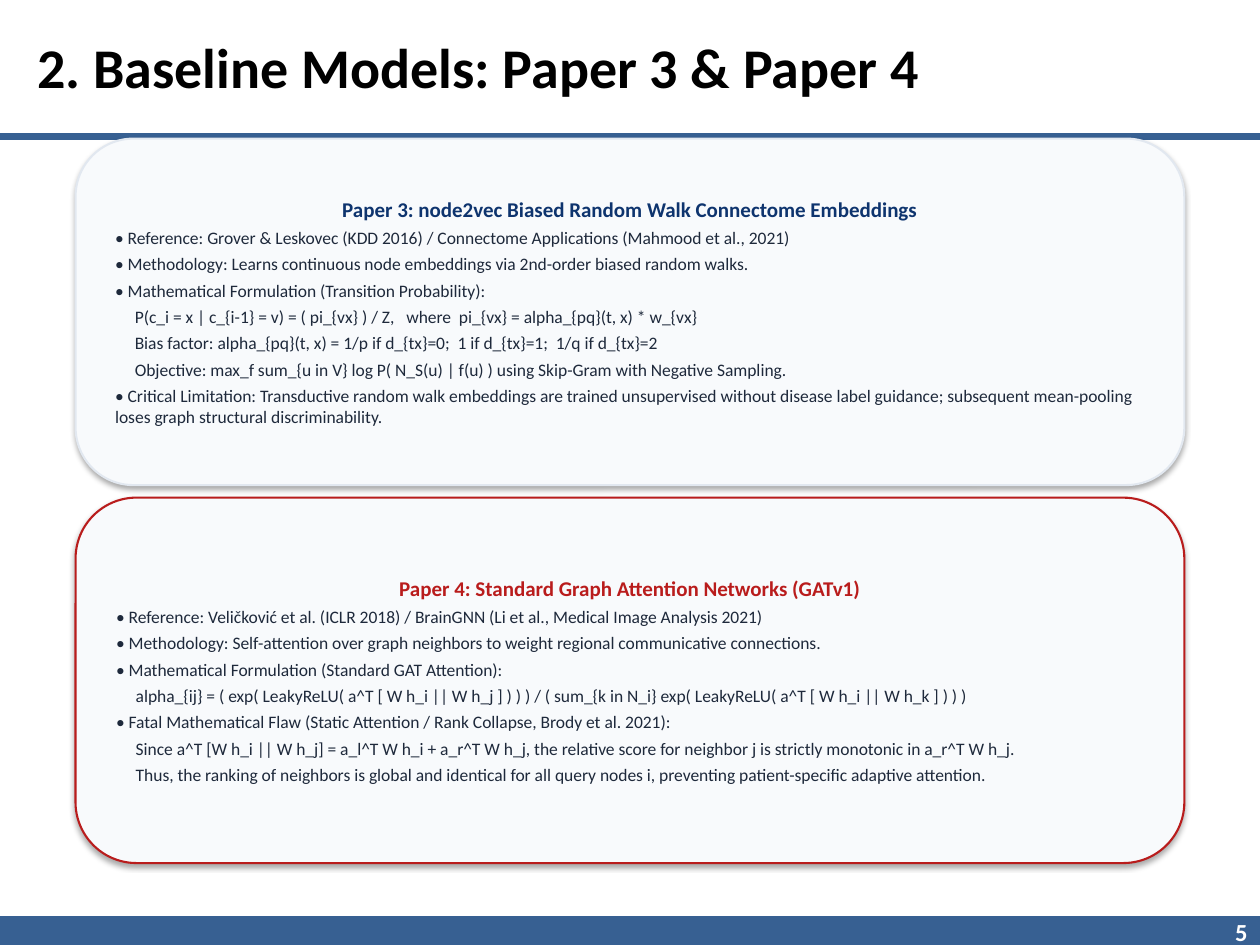
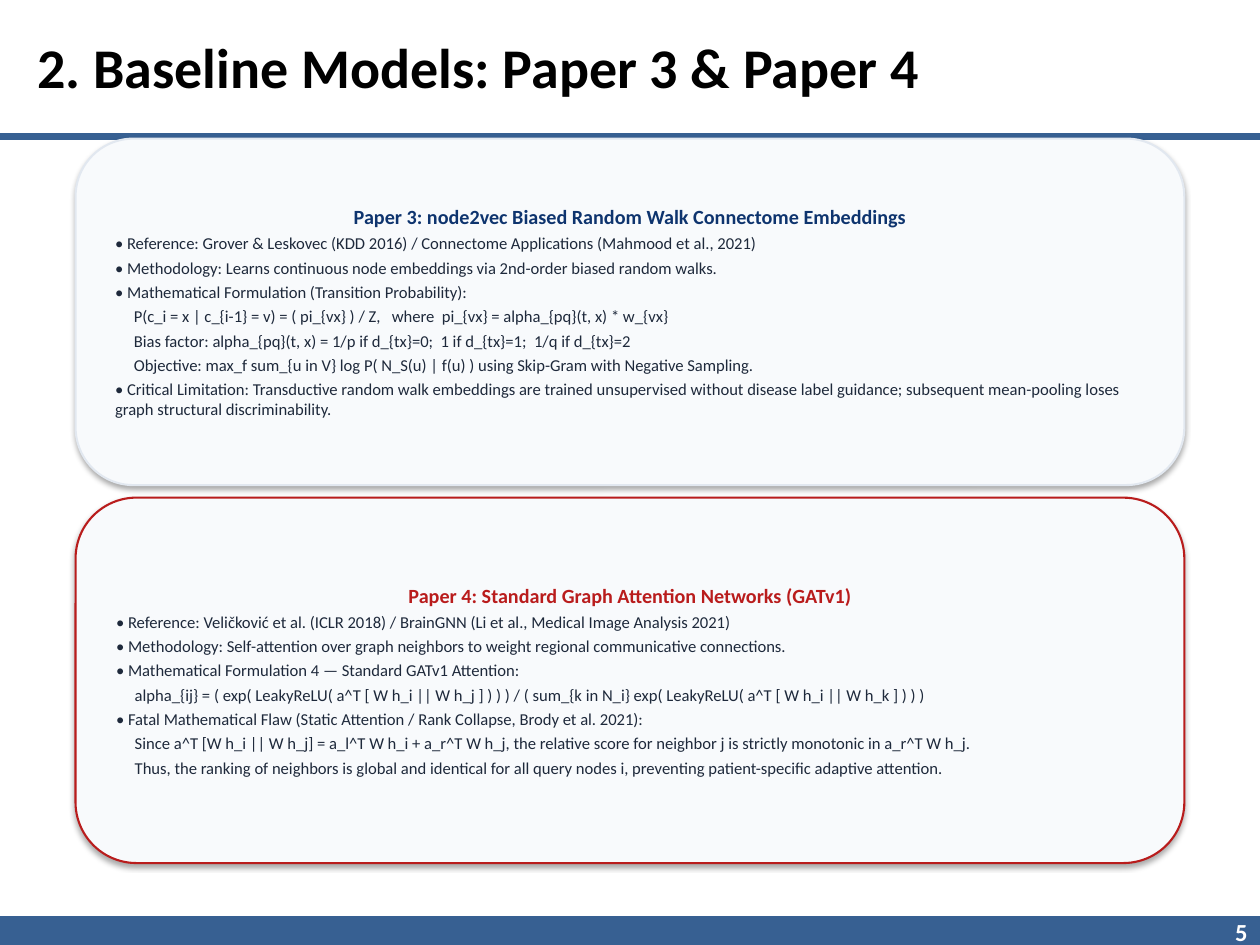
Before and after one commit to AnimeshBasak-14/Neuro-Neo4j, a slide deck: slide 5 of IITR_Neuro_Neo4j_Presentation.pptx. Drawn at 1260x945 pixels with LibreOffice and Linux fonts; fonts in the diff are those of the drawing; background and template pictures are left out. Boxes give left, top, right and bottom in pixels: in the first picture for what was removed or moved away, otherwise in the second. Text is boxed around its words. In the diff, an @@ line names an element or a change of style, - is before the commit and + after.

Commit message:
feat: complete LaTeX thesis blocks and PyG implementation for 9 core mathematical formulations
- models/gnn/neural_connectome_math.py:
  * Complete PyTorch Geometric implementations for Formulations 1 to 9
  * Includes multi-modal fMRI + DTI attentive cross-gating fusion operator
  * 100% verified test execution
- docs/neural_connectome_math.tex:
  * Comprehensive formal LaTeX equations and derivations for PhD thesis
- IITR_Neuro_Neo4j_Presentation.pptx:
  * Recompiled with prospective framing ('What We Will Do' as PhD research plan)
  * Hardware references removed; slides dedicated to Problem Statement, 4 Baseline Papers, Proposed Methodology, Mathematics, and DTI Multi-Modal Extension.

```diff
--- a/IITR_Neuro_Neo4j_Presentation.pptx
+++ b/IITR_Neuro_Neo4j_Presentation.pptx
@@ rounded rectangle "Paper 3: node2vec Biased Random ..." at [76, 139, 1184, 485]: size 12 to 11.5 pt in "Paper 3: node2vec Biased Random Walk Connectome ..."; size 10 to 9.5 pt @@
@@ text in rounded rectangle at [128, 588, 970, 777]: size 12 to 11.5 pt in "Paper 4: Standard Graph Attention Networks (GATv1)"; size 10 to 9.5 pt in "• Reference: Veličković et al. (ICLR 2018) ...", "• Methodology: Self-attention over graph neighbors to ...", "alpha_{ij} = ( exp( LeakyReLU( a^T [ ...", "• Fatal Mathematical Flaw (Static Attention / ..." and 2 more places @@
@@ text in rounded rectangle at [128, 664, 519, 676]: text changed; size 10 to 9.5 pt @@
-• Mathematical Formulation (Standard GAT Attention):
+• Mathematical Formulation 4 — Standard GATv1 Attention:
```
Also in this commit, not shown: 9 other slides changed, 1 slide added, 1 slide removed, 3 other files.
